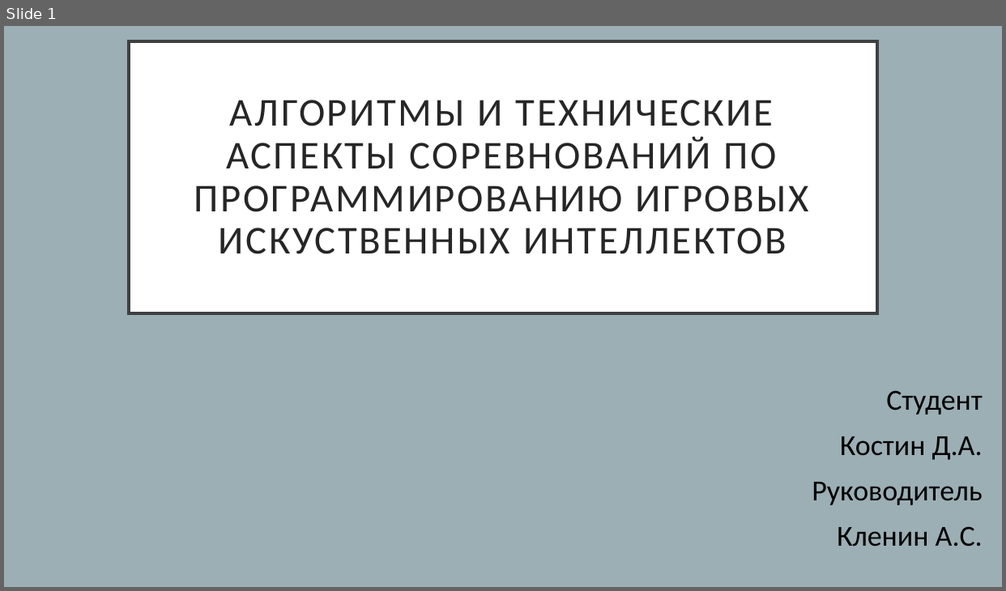
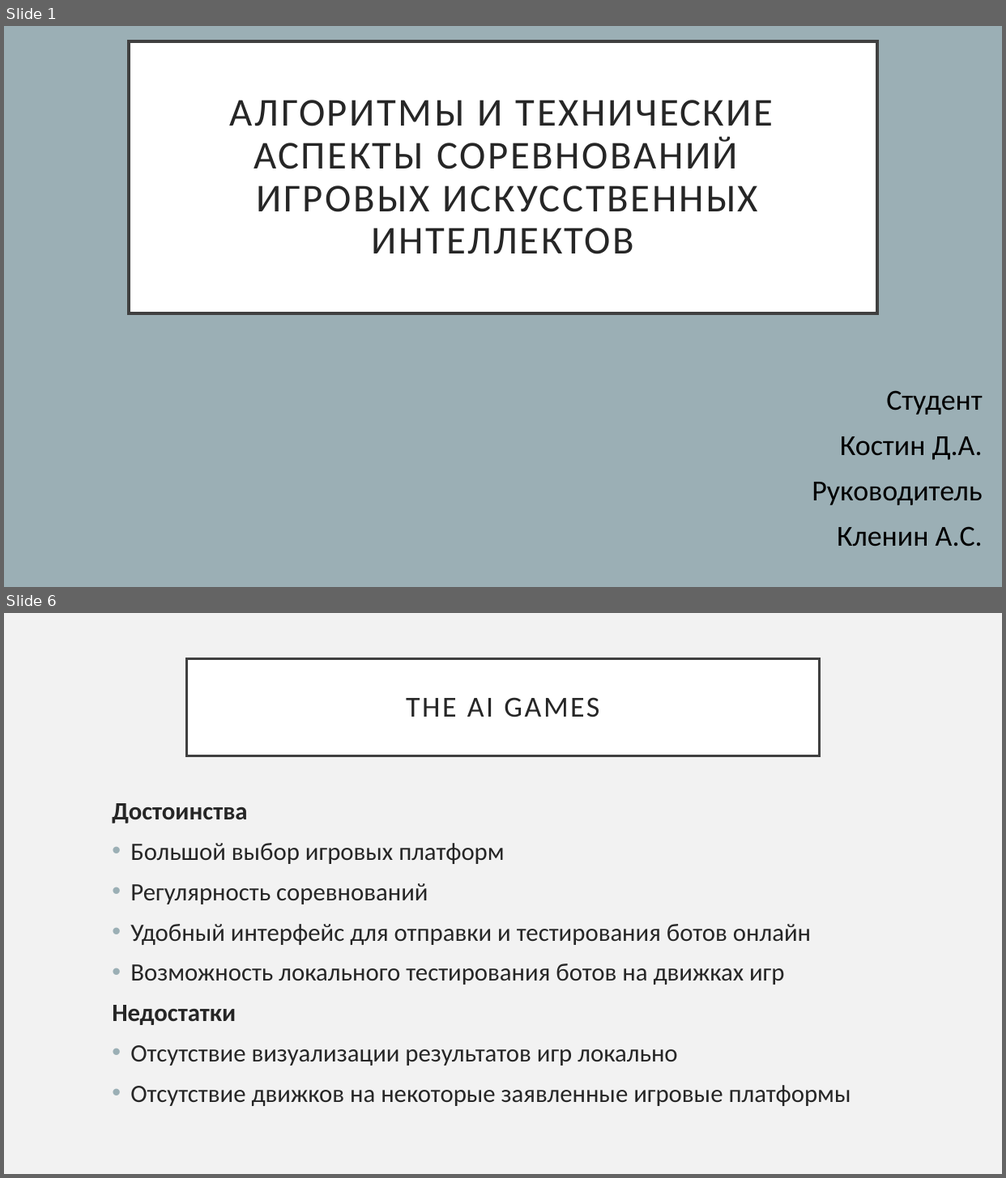
Before and after one commit to etharner/aigame, a slide deck: presentation.pptx. Shown one above the other, each under a label of ours: slide 1 before the commit, slides 1 and 6 after it; the slides between them are not shown. The pictures are 1006x591 and 1006x1178 pixels, drawn with LibreOffice and Linux fonts; fonts in the diff are those of the drawing. Boxes give left, top, right and bottom in pixels: in the first picture for what was removed or moved away, otherwise in the second. Text is boxed around its words. In the diff, an @@ line names an element or a change of style, - is before the commit and + after.

```diff
--- a/presentation.pptx
+++ b/presentation.pptx
@@ slide 6 added at bbox=[4, 613, 1002, 1174], background #F2F2F2 @@
@@ title added at bbox=[187, 658, 819, 756], fill #FFFFFF, outline #404040 2.5 pt, 28 pt, text #262626 @@
+THE AI GAMES
@@ text added at bbox=[112, 803, 851, 1106], 24 pt, text #262626 @@
+Достоинства
+• Большой выбор игровых платформ
+• Регулярность соревнований
+• Удобный интерфейс для отправки и тестирования ботов онлайн
+• Возможность локального тестирования ботов на движках игр
+Недостатки
+• Отсутствие визуализации результатов игр локально
+• Отсутствие движков на некоторые заявленные игровые платформы
@@ slide 1 changed as well @@
@@ title at bbox=[230, 100, 774, 254]: text changed @@
-АЛГОРИТМЫ И ТЕХНИЧЕСКИЕ АСПЕКТЫ СОРЕВНОВАНИЙ ПО ПРОГРАММИРОВАНИЮ ИГРОВЫХ ИСКУСТВЕННЫХ ИНТЕЛЛЕКТОВ
+АЛГОРИТМЫ И ТЕХНИЧЕСКИЕ АСПЕКТЫ СОРЕВНОВАНИЙ
+ИГРОВЫХ ИСКУСCТВЕННЫХ ИНТЕЛЛЕКТОВ
```
Also in this commit, not shown: 18 other slides added, 1 slide removed, 1 other file.
